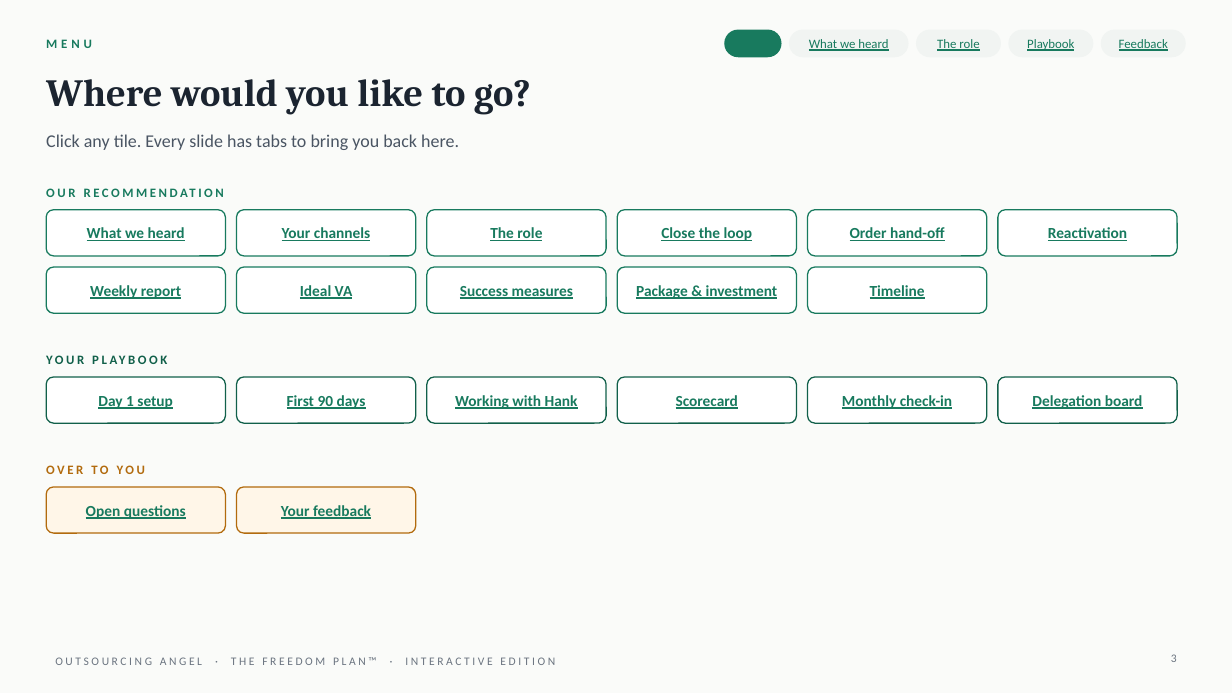
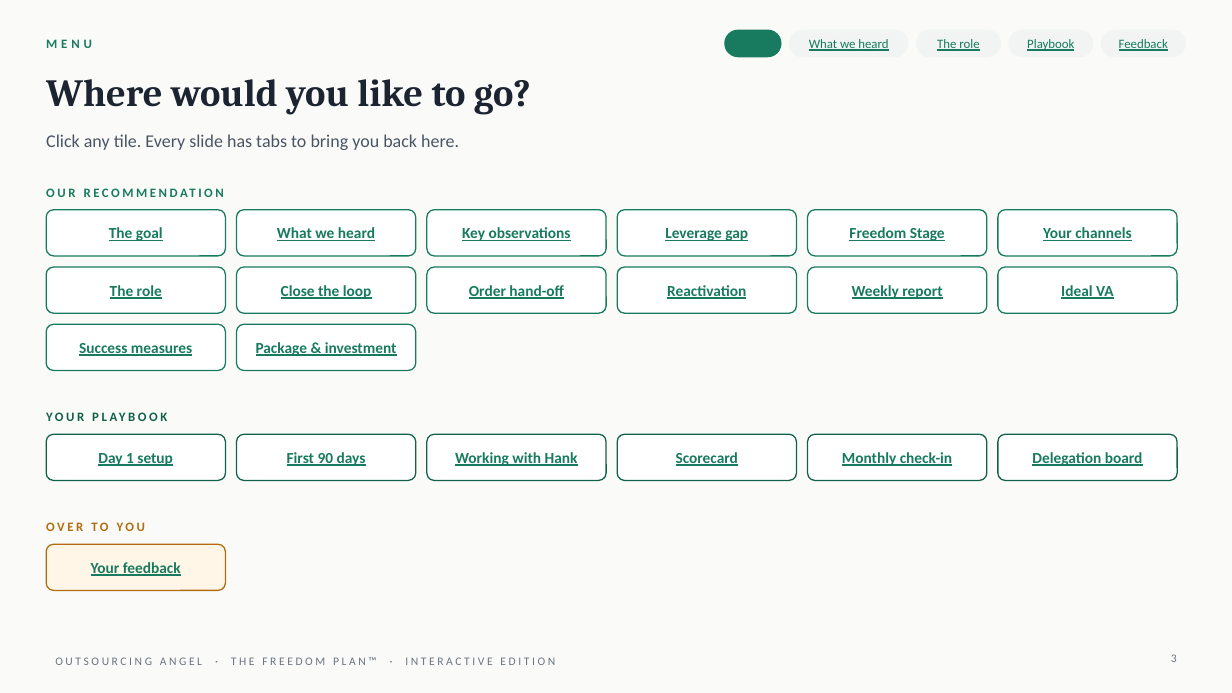
Before and after one commit to gail-gif/OA, a slide deck: slide 3 of Hank_Chu_Freedom_Plan_Interactive.pptx. Drawn at 1232x693 pixels with LibreOffice and Linux fonts; fonts in the diff are those of the drawing. Boxes give left, top, right and bottom in pixels: in the first picture for what was removed or moved away, otherwise in the second. Text is boxed around its words. In the diff, an @@ line names an element or a change of style, - is before the commit and + after.

```diff
--- a/Hank_Chu_Freedom_Plan_Interactive.pptx
+++ b/Hank_Chu_Freedom_Plan_Interactive.pptx
@@ text in rounded rectangle at <box>109,227,163,241</box>: text changed @@
-What we heard
+The goal
@@ text in rounded rectangle at <box>277,227,375,241</box>: text changed @@
-Your channels
+What we heard
@@ text in rounded rectangle at <box>462,227,571,241</box>: text changed @@
-The role
+Key observations
@@ text in rounded rectangle at <box>665,228,748,241</box>: text changed @@
-Close the loop
+Leverage gap
@@ text in rounded rectangle at <box>849,227,945,241</box>: text changed @@
-Order hand-off
+Freedom Stage
@@ text in rounded rectangle at <box>1043,227,1131,241</box>: text changed @@
-Reactivation
+Your channels
@@ rounded rectangle added at <box>998,267,1177,313</box>, fill #FFFFFF, outline #187A5E 1 pt, 12 pt, text #187A5E, bold, underline @@
+Ideal VA
@@ text in rounded rectangle at <box>110,285,162,299</box>: text changed @@
-Weekly report
+The role
@@ text in rounded rectangle at <box>281,285,372,299</box>: text changed @@
-Ideal VA
+Close the loop
@@ text in rounded rectangle at <box>469,285,564,299</box>: text changed @@
-Success measures
+Order hand-off
@@ text in rounded rectangle at <box>667,285,746,299</box>: text changed @@
-Package & investment
+Reactivation
@@ text in rounded rectangle at <box>852,285,942,299</box>: text changed @@
-Timeline
+Weekly report
@@ rounded rectangle added at <box>46,324,226,371</box>, fill #FFFFFF, outline #187A5E 1 pt, 12 pt, text #187A5E, bold, underline @@
+Success measures
@@ rounded rectangle added at <box>237,324,416,371</box>, fill #FFFFFF, outline #187A5E 1 pt, 12 pt, text #187A5E, bold, underline @@
+Package & investment
@@ 6 rounded rectangles, 1 text: place and size @@
-6 rounded rectangles, 1 text at <box>46,348,1177,423</box>
+6 rounded rectangles, 1 text at <box>46,405,1177,481</box>
@@ rounded rectangle removed at <box>46,487,226,533</box> @@
-Open questions
@@ text "OVER TO YOU": place and size @@
-text "OVER TO YOU" at <box>46,465,145,474</box>
+text "OVER TO YOU" at <box>46,522,145,531</box>
@@ rounded rectangle "Your feedback": place and size @@
-rounded rectangle "Your feedback" at <box>237,487,416,533</box>
+rounded rectangle "Your feedback" at <box>46,544,226,591</box>
```
Also in this commit, not shown: 11 other slides changed, 4 slides added, 2 slides removed.
